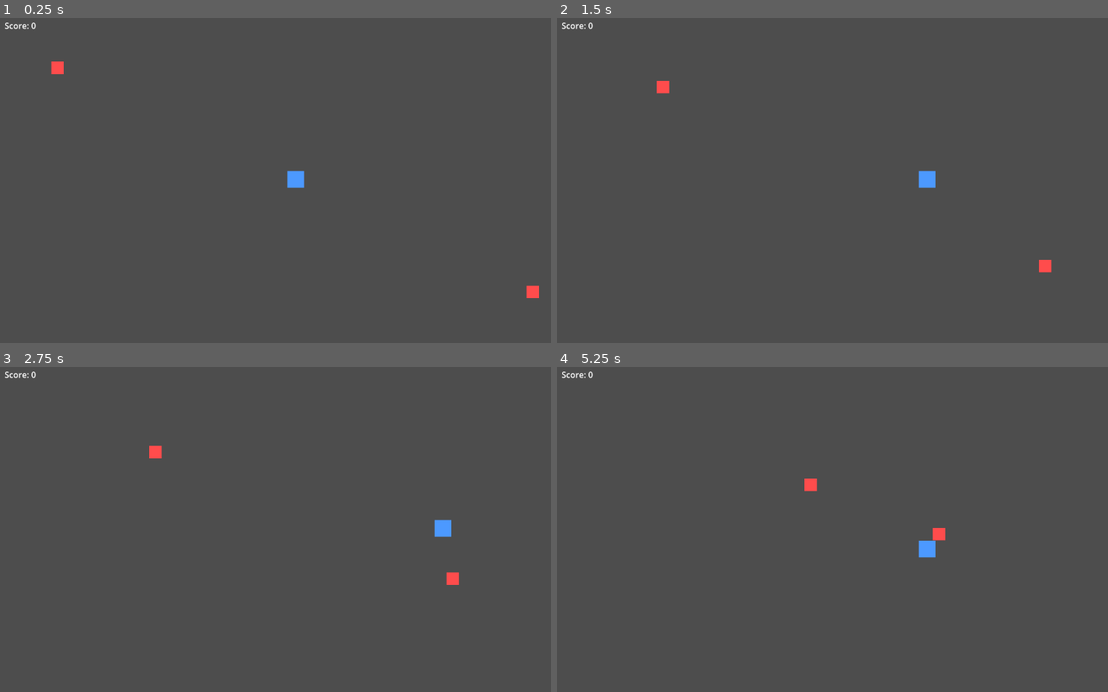
Above: before the commit, frames 1-4 (two rows, left to right).
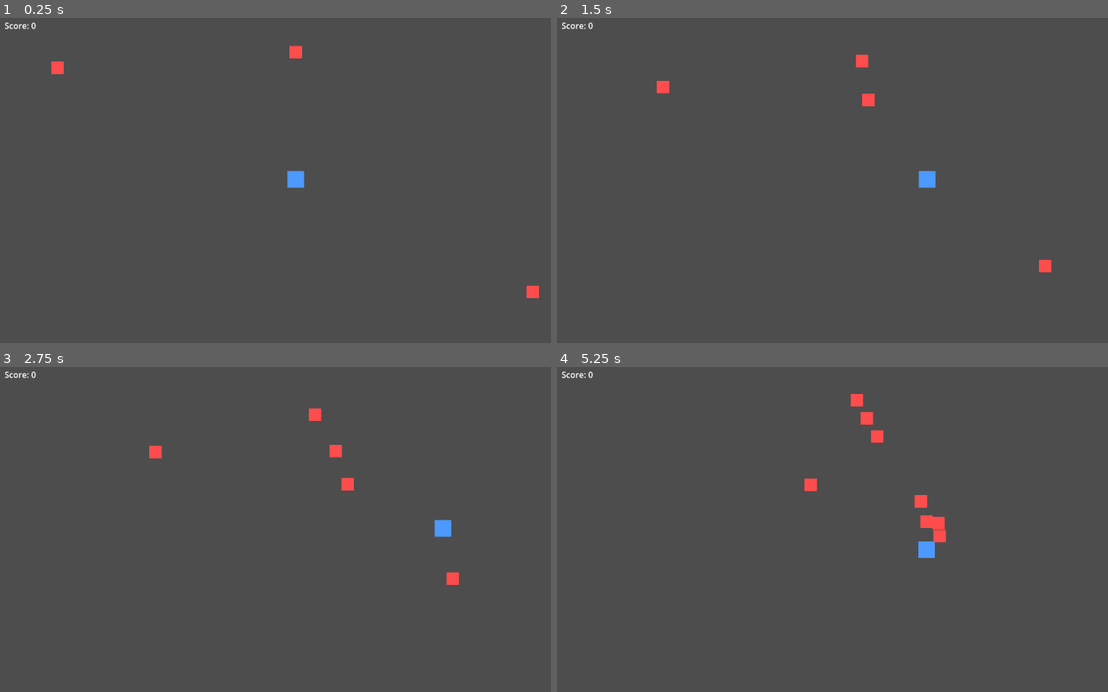
Above: after the commit, the same moments.

Repository: YodaTheCoder/godot-agent-bench
Game: Godot game, scene res://scenes/main.tscn
The game is run twice, just before and just after one commit, with the same random seed, the same clock (stepped at 60 frames per second) and the same inputs.
Inputs (mouse positions are in pixels of both pictures, inside the frame that each line leads up to):
- Up to frame 1 (0.25 s): no input
- Up to frame 2 (1.5 s): tap Enter (ui_accept) at 0.5, 0.77 s; move the mouse to (986, 161) at 0.52 s; hold Right (ui_right) 0.53-1.25 s; hold Shift 0.53-1.25 s; click (986, 161) at 0.67 s; drag from (733, 196) to (821, 245) at 1.27 s
- Up to frame 3 (2.75 s): move the mouse to (358, 454) at 2.02 s; hold Right (ui_right) from 2.03 s (still down); tap Ctrl at 2.1 s
- Up to frame 4 (5.25 s): release Right (ui_right) at 2.75 s; drag from (821, 594) to (672, 477) at 2.77 s; move the mouse to (1030, 578) at 3.52 s; hold Left (ui_left) 3.53-4.25 s; tap Alt at 3.6 s; tap Enter (ui_accept) at 3.77 s; drag from (672, 477) to (760, 445) at 4.27 s; move the mouse to (882, 529) at 5.02 s; hold Down (ui_down) from 5.03 s (still down); hold Shift from 5.03 s (still down); click (882, 529) at 5.17 s

The runs differ from the first frame. In frame 1, less than 0.1% of the frame differs, in the area x 52-55%, y 8-13%; in frame 2, 0.2%; in frame 3, 0.3%; in frame 4, 0.6%, in the area x 53-71%, y 8-59%.

Commit message:
calibration-frontier-202610311458 010-wave-spawner r1

Diff:
--- a/scenes/main.tscn
+++ b/scenes/main.tscn
@@ -3,6 +3,20 @@
 [ext_resource type="PackedScene" path="res://scenes/player.tscn" id="1_player"]
 [ext_resource type="PackedScene" path="res://scenes/enemy.tscn" id="2_enemy"]
 [ext_resource type="PackedScene" path="res://scenes/hud.tscn" id="3_hud"]
+[ext_resource type="Script" path="res://scripts/wave_spawner.gd" id="4_wave_spawner"]
+[ext_resource type="Script" path="res://scripts/wave_config.gd" id="5_wave_config"]
+
+[sub_resource type="Resource" id="Resource_wave1"]
+script = ExtResource("5_wave_config")
+enemy_scene = ExtResource("2_enemy")
+count = 3
+interval = 1.0
+
+[sub_resource type="Resource" id="Resource_wave2"]
+script = ExtResource("5_wave_config")
+enemy_scene = ExtResource("2_enemy")
+count = 5
+interval = 0.5
 
 [node name="Main" type="Node2D"]
 
@@ -17,4 +31,11 @@
 position = Vector2(1050, 550)
 target = NodePath("../Player")
 
+[node name="WaveSpawner" type="Node2D" parent="." node_paths=PackedStringArray("target")]
+position = Vector2(576, 60)
+script = ExtResource("4_wave_spawner")
+waves = Array[ExtResource("5_wave_config")]([SubResource("Resource_wave1"), SubResource("Resource_wave2")])
+autostart = true
+target = NodePath("../Player")
+
 [node name="HUD" parent="." instance=ExtResource("3_hud")]
--- /dev/null
+++ b/scripts/wave_config.gd
@@ -0,0 +1,6 @@
+class_name WaveConfig
+extends Resource
+
+@export var enemy_scene: PackedScene
+@export var count := 1
+@export var interval := 1.0
--- /dev/null
+++ b/scripts/wave_spawner.gd
@@ -0,0 +1,60 @@
+class_name WaveSpawner
+extends Node2D
+
+signal wave_finished(index: int)
+signal all_waves_finished
+
+@export var waves: Array[WaveConfig] = []
+@export var wave_delay := 2.0
+@export var autostart := false
+@export var target: Node2D
+
+var _running := false
+var _elapsed := 0.0
+var _wave_index := 0
+var _enemy_index := 0
+var _wave_start := 0.0
+
+
+func _ready() -> void:
+	if autostart:
+		start()
+
+
+func start() -> void:
+	_running = true
+	_elapsed = 0.0
+	_wave_index = 0
+	_enemy_index = 0
+	_wave_start = 0.0
+
+
+func _process(delta: float) -> void:
+	if not _running:
+		return
+	_elapsed += delta
+	while _running and _next_spawn_time() <= _elapsed:
+		_spawn_next()
+
+
+func _next_spawn_time() -> float:
+	return _wave_start + _enemy_index * waves[_wave_index].interval
+
+
+func _spawn_next() -> void:
+	var wave := waves[_wave_index]
+	var enemy := wave.enemy_scene.instantiate()
+	if target != null and "target" in enemy:
+		enemy.set("target", target)
+	add_child(enemy)
+	_enemy_index += 1
+	if _enemy_index < wave.count:
+		return
+	wave_finished.emit(_wave_index)
+	if _wave_index == waves.size() - 1:
+		_running = false
+		all_waves_finished.emit()
+		return
+	_wave_start += (wave.count - 1) * wave.interval + wave_delay
+	_wave_index += 1
+	_enemy_index = 0
